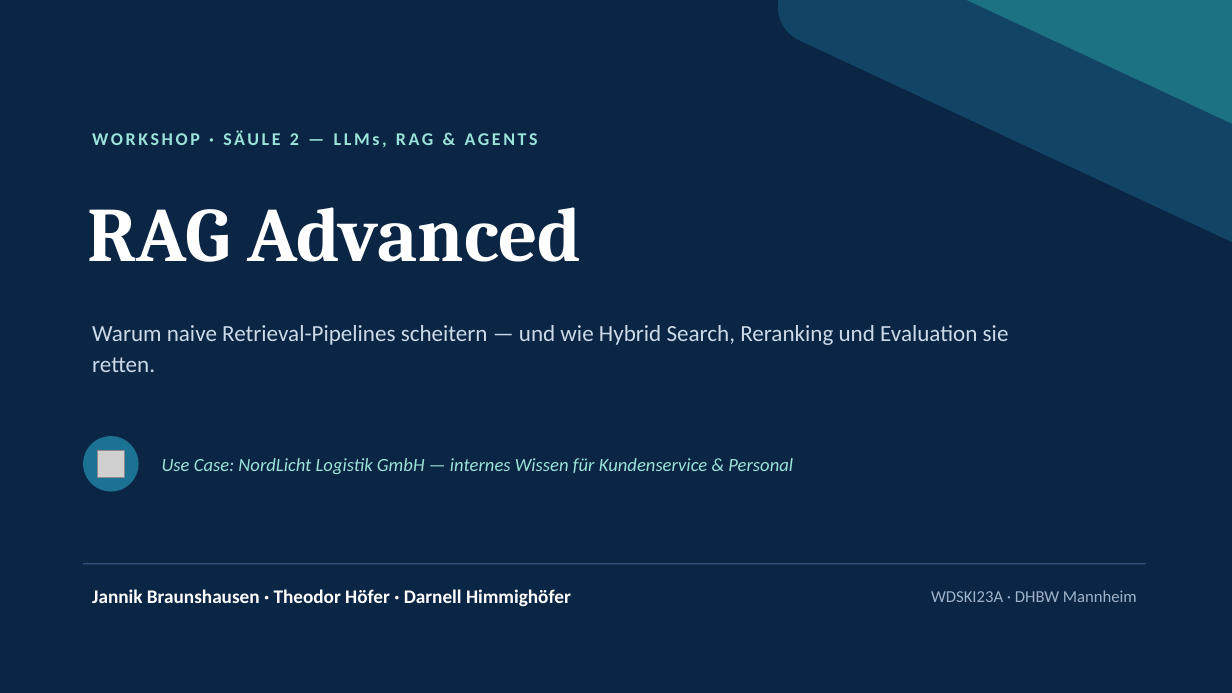
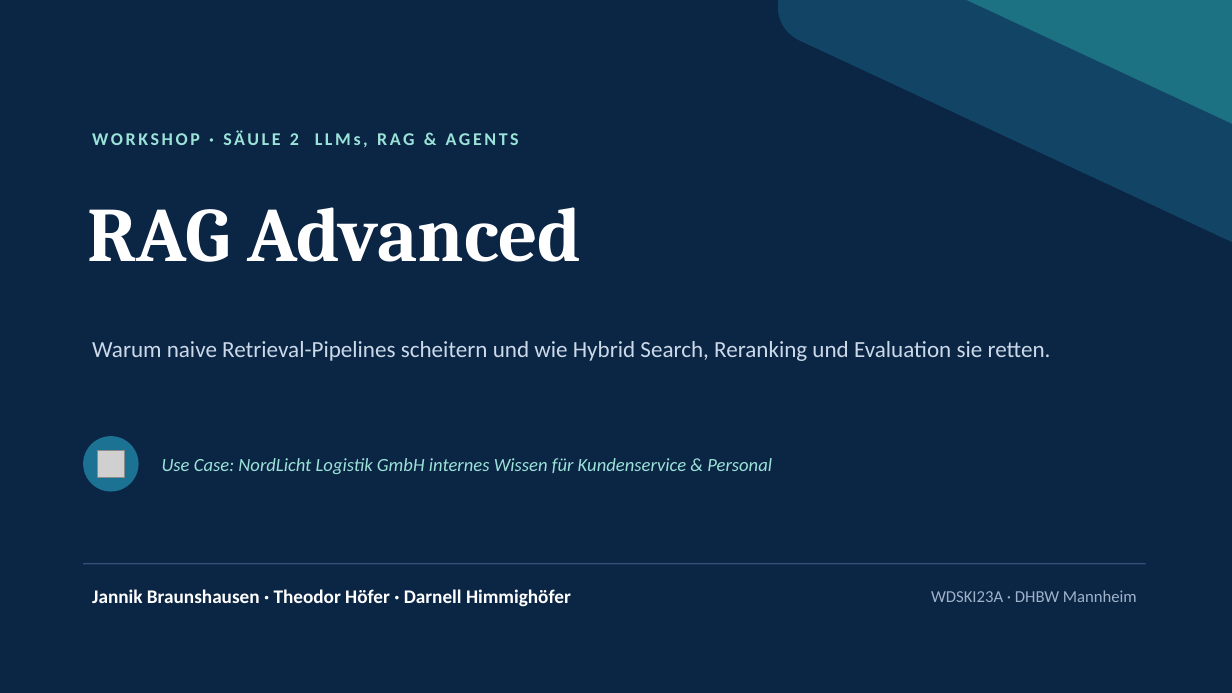
Before and after one commit to JBderLeuchtturm/nordlicht-workshop, a slide deck: slide 1 of RAG_Advanced_Folien.pptx. Drawn at 1232x693 pixels with LibreOffice and Linux fonts; fonts in the diff are those of the drawing; grey boxes stand for pictures. Boxes give left, top, right and bottom in pixels: in the first picture for what was removed or moved away, otherwise in the second. Text is boxed around its words. In the diff, an @@ line names an element or a change of style, - is before the commit and + after.

```diff
--- a/RAG_Advanced_Folien.pptx
+++ b/RAG_Advanced_Folien.pptx
@@ text at <box>92,131,519,147</box>: text changed @@
-WORKSHOP · SÄULE 2 — LLMs, RAG & AGENTS
+WORKSHOP · SÄULE 2 LLMs, RAG & AGENTS
@@ text at <box>92,341,1051,361</box>: text changed @@
-Warum naive Retrieval-Pipelines scheitern — und wie Hybrid Search, Reranking und Evaluation sie retten.
+Warum naive Retrieval-Pipelines scheitern und wie Hybrid Search, Reranking und Evaluation sie retten.
@@ text at <box>162,458,772,474</box>: text changed @@
-Use Case: NordLicht Logistik GmbH — internes Wissen für Kundenservice & Personal
+Use Case: NordLicht Logistik GmbH internes Wissen für Kundenservice & Personal
```
Also in this commit, not shown: 29 other slides changed, 1 slide removed.
